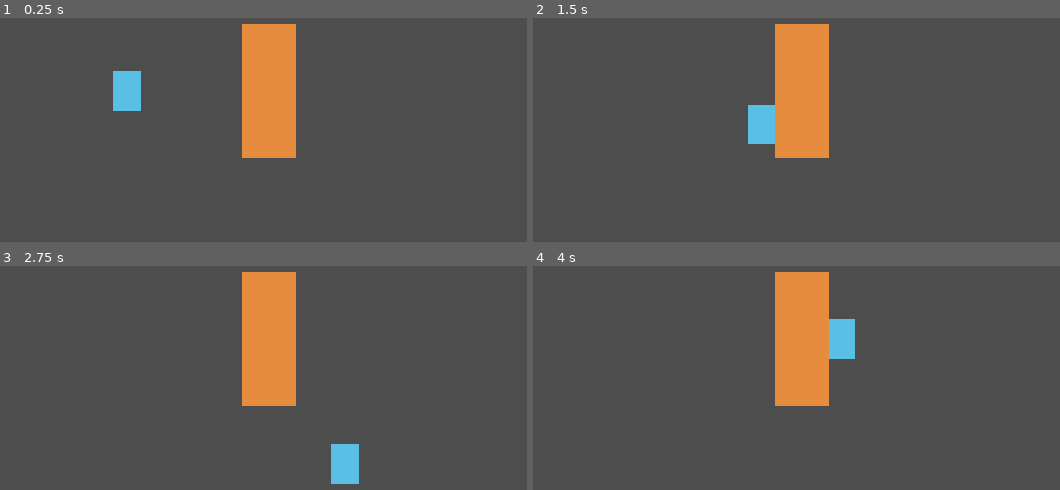
Above: before the commit, frames 1-4 (two rows, left to right).
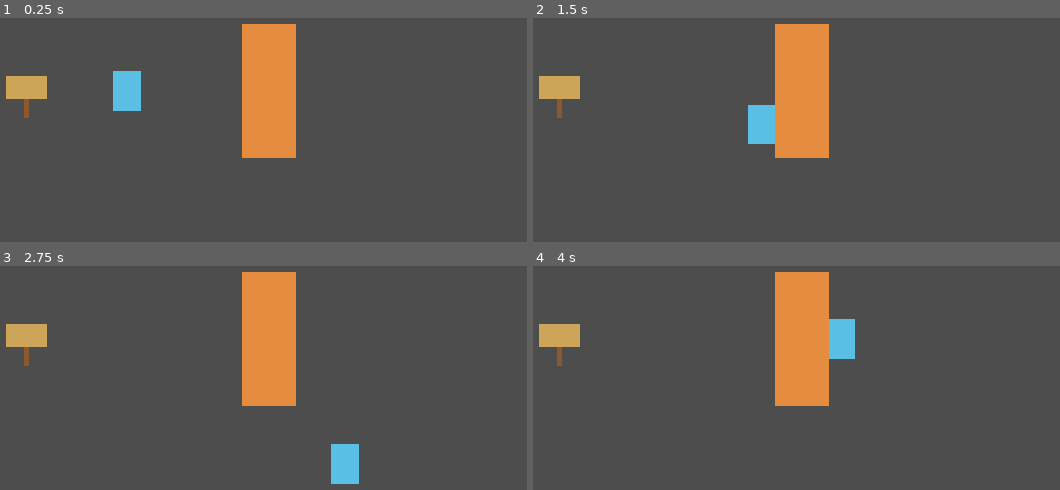
Above: after the commit, the same moments.

Repository: Cytrance/Jeweler
Game: Godot game, scene res://scenes/main.tscn
The game is run twice, just before and just after one commit, with the same random seed, the same clock (stepped at 60 frames per second) and the same inputs.
Inputs:
- Up to frame 1 (0.25 s): no input
- Up to frame 2 (1.5 s): tap Enter at 0.5 s; hold D (move_right) 0.53-1.28 s; hold E (interact, bound only after the commit) 0.53-1.28 s; hold S (move_down) from 1.28 s (still down); tap E (interact, bound only after the commit) at 1.35 s
- Up to frame 3 (2.75 s): release S (move_down) at 2.03 s; hold D (move_right) from 2.03 s (still down); hold E (interact, bound only after the commit) from 2.03 s (still down)
- Up to frame 4 (4 s): release D (move_right) at 2.78 s; release E (interact, bound only after the commit) at 2.78 s; hold W (move_up) 2.78-3.53 s; tap E (interact, bound only after the commit) at 2.85 s; hold A (move_left) from 3.53 s (still down); hold E (interact, bound only after the commit) from 3.53 s (still down)

The runs differ from the first frame. In frame 1, 0.9% of the frame differs, in the area x 1-9%, y 25-45%; in frame 2, 0.9%; in frame 3, 0.9%; in frame 4, 0.9%.

Commit message:
Feat/sign dialogue (#4)
* Add nearby sign interaction and short dialogue

* Update project.godot

---------

Co-authored-by: CY Wong <westpark2013@gmail.com>

Diff:
--- a/jewel-rpg/project.godot
+++ b/jewel-rpg/project.godot
@@ -48,6 +48,11 @@
 , Object(InputEventKey,"resource_local_to_scene":false,"resource_name":"","device":16,"window_id":0,"alt_pressed":false …(186 unchanged characters)…
 ]
 }
+interact={
+"deadzone": 0.2,
+"events": [Object(InputEventKey,"resource_local_to_scene":false,"resource_name":"","device":16,"window_id":0,"alt_pressed":false,"shift_pressed":false,"ctrl_pressed":false,"meta_pressed":false,"pressed":false,"keycode":0,"physical_keycode":69,"key_label":0,"unicode":0,"location":0,"echo":false,"script":null)
+]
+}
 
 [physics]
 
--- a/jewel-rpg/scenes/main.tscn
+++ b/jewel-rpg/scenes/main.tscn
@@ -1,6 +1,11 @@
-[gd_scene load_steps=4 format=3]
+[gd_scene load_steps=6 format=3]
 
 [ext_resource type="Script" path="res://scripts/player.gd" id="1_player"]
+
+[ext_resource type="Script" path="res://scripts/sign.gd" id="2_sign"]
+
+[sub_resource type="CircleShape2D" id="Circle_sign"]
+radius = 72.0
 
 [sub_resource type="RectangleShape2D" id="Rectangle_player"]
 size = Vector2(32, 48)
@@ -31,3 +36,60 @@
 
 [node name="CollisionShape2D" type="CollisionShape2D" parent="Obstacle"]
 shape = SubResource("Rectangle_obstacle")
+
+[node name="Sign" type="Area2D" parent="."]
+position = Vector2(360, 270)
+collision_layer = 0
+collision_mask = 1
+script = ExtResource("2_sign")
+
+[node name="Visual" type="Polygon2D" parent="Sign"]
+polygon = PackedVector2Array(-3, 0, 3, 0, 3, 32, -3, 32)
+color = Color(0.55, 0.35, 0.18, 1)
+
+[node name="Board" type="Polygon2D" parent="Sign"]
+polygon = PackedVector2Array(-24, -18, 24, -18, 24, 10, -24, 10)
+color = Color(0.8, 0.65, 0.35, 1)
+
+[node name="CollisionShape2D" type="CollisionShape2D" parent="Sign"]
+shape = SubResource("Circle_sign")
+
+[node name="Prompt" type="Label" parent="Sign"]
+visible = false
+offset_left = -60.0
+offset_top = -52.0
+offset_right = 60.0
+offset_bottom = -24.0
+text = "E: Read sign"
+horizontal_alignment = 1
+
+[node name="DialogueLayer" type="CanvasLayer" parent="Sign"]
+
+[node name="Dialogue" type="PanelContainer" parent="Sign/DialogueLayer"]
+visible = false
+anchors_preset = 12
+anchor_left = 0.1
+anchor_top = 1.0
+anchor_right = 0.9
+anchor_bottom = 1.0
+offset_top = -150.0
+offset_bottom = -24.0
+grow_horizontal = 2
+grow_vertical = 0
+mouse_filter = 2
+
+[node name="Margin" type="MarginContainer" parent="Sign/DialogueLayer/Dialogue"]
+layout_mode = 2
+mouse_filter = 2
+theme_override_constants/margin_left = 20
+theme_override_constants/margin_top = 16
+theme_override_constants/margin_right = 20
+theme_override_constants/margin_bottom = 16
+
+[node name="Text" type="Label" parent="Sign/DialogueLayer/Dialogue/Margin"]
+layout_mode = 2
+text = "Welcome to Jewel RPG!
+Every small step is a chance to learn.
+
+E or Escape: Close"
+autowrap_mode = 2
--- a/jewel-rpg/scripts/player.gd
+++ b/jewel-rpg/scripts/player.gd
@@ -4,7 +4,13 @@
 @export var speed: float = 200.0
 
 
+var movement_locked := false
+
+
 func _physics_process(_delta: float) -> void:
+	if movement_locked:
+		velocity = Vector2.ZERO
+		return
 	# get_vector limits diagonal input to the same speed as straight input.
 	var direction := Input.get_vector("move_left", "move_right", "move_up", "move_down")
 	velocity = direction * speed
--- /dev/null
+++ b/jewel-rpg/scripts/sign.gd
@@ -0,0 +1,50 @@
+extends Area2D
+
+# This sign owns its proximity prompt and one dialogue, not a general dialogue system.
+@onready var player = get_parent().get_node("PlayerPlaceholder")
+@onready var prompt: Label = $Prompt
+@onready var dialogue: PanelContainer = $DialogueLayer/Dialogue
+var player_nearby := false
+
+
+func _ready() -> void:
+	body_entered.connect(_on_body_entered)
+	body_exited.connect(_on_body_exited)
+	prompt.hide()
+	dialogue.hide()
+
+
+func _on_body_entered(body: Node2D) -> void:
+	if body == player:
+		player_nearby = true
+		prompt.visible = not dialogue.visible
+
+
+func _on_body_exited(body: Node2D) -> void:
+	if body == player:
+		player_nearby = false
+		prompt.hide()
+		_set_dialogue(false)
+
+
+func _unhandled_input(event: InputEvent) -> void:
+	# allow_echo=false prevents holding E from repeatedly opening/closing the panel.
+	if event.is_action_pressed("interact", false):
+		if dialogue.visible:
+			_set_dialogue(false)
+		elif player_nearby:
+			_set_dialogue(true)
+		else:
+			return
+		get_viewport().set_input_as_handled()
+	elif dialogue.visible and event.is_action_pressed("ui_cancel", false):
+		_set_dialogue(false)
+		get_viewport().set_input_as_handled()
+
+
+func _set_dialogue(open: bool) -> void:
+	dialogue.visible = open
+	player.movement_locked = open
+	if open:
+		player.velocity = Vector2.ZERO
+	prompt.visible = player_nearby and not open
--- /dev/null
+++ b/jewel-rpg/tests/verify_interaction.gd
@@ -0,0 +1,92 @@
+extends SceneTree
+
+var checks := 0
+var failures := 0
+
+func _initialize() -> void:
+	_run.call_deferred()
+
+func check(ok: bool, label: String) -> void:
+	checks += 1
+	if ok:
+		print("PASS: ", label)
+	else:
+		failures += 1
+		push_error("FAIL: " + label)
+
+func frames(count: int = 3) -> void:
+	for index in count:
+		await physics_frame
+		await process_frame
+
+# Deliver events through the viewport, rather than calling the sign's handler.
+func press(action: String) -> void:
+	var event := InputEventAction.new()
+	event.action = action
+	event.pressed = true
+	root.push_input(event)
+	event = InputEventAction.new()
+	event.action = action
+	event.pressed = false
+	root.push_input(event)
+
+func _run() -> void:
+	var scene = load("res://scenes/main.tscn").instantiate()
+	root.add_child(scene)
+	var player = scene.get_node("PlayerPlaceholder")
+	var sign = scene.get_node("Sign")
+	await frames()
+	check(not sign.player_nearby and not sign.prompt.visible, "far player has no prompt")
+	press("interact")
+	check(not sign.dialogue.visible, "interact cannot open from far away")
+	player.position = Vector2(400, 270)
+	await frames()
+	check(sign.player_nearby and sign.prompt.visible, "physics proximity shows prompt")
+	check(sign.prompt.text == "E: Read sign", "prompt names interaction key")
+	press("interact")
+	check(sign.dialogue.visible and not sign.prompt.visible, "interact opens panel and hides prompt")
+	check(sign.get_node("DialogueLayer/Dialogue/Margin/Text").text.contains("Welcome to Jewel RPG!"), "dialogue contains welcome text")
+	var origin: Vector2 = player.position
+	Input.action_press("move_right")
+	await frames(12)
+	check(player.position.is_equal_approx(origin) and player.velocity == Vector2.ZERO, "dialogue locks actual physics movement")
+	var echo := InputEventKey.new()
+	echo.physical_keycode = KEY_E
+	echo.pressed = true
+	echo.echo = true
+	root.push_input(echo)
+	check(sign.dialogue.visible, "key repeat does not close dialogue")
+	press("interact")
+	check(not sign.dialogue.visible and not player.movement_locked, "second interact closes and unlocks")
+	await frames(3)
+	check(player.position.x > origin.x, "held movement resumes after close")
+	Input.action_release("move_right")
+	press("interact")
+	check(sign.dialogue.visible, "fresh interact can reopen")
+	press("ui_cancel")
+	check(not sign.dialogue.visible and not player.movement_locked, "Escape action dismisses and unlocks")
+	press("interact")
+	player.position = Vector2(480, 270)
+	await frames()
+	check(not sign.player_nearby and not sign.prompt.visible, "leaving physics range hides prompt")
+	check(not sign.dialogue.visible and not player.movement_locked, "leaving range closes dialogue and unlocks movement")
+	root.push_input(echo)
+	check(not sign.dialogue.visible, "repeat cannot reopen closed dialogue")
+	# A real second physics body in range must not unlock interaction for the player.
+	var other := CharacterBody2D.new()
+	var collider := CollisionShape2D.new()
+	collider.shape = CircleShape2D.new()
+	other.add_child(collider)
+	other.position = Vector2(360, 270)
+	scene.add_child(other)
+	await frames()
+	check(not sign.player_nearby, "unrelated body cannot enable interaction")
+	var bound := false
+	for event in InputMap.action_get_events("interact"):
+		if event is InputEventKey and event.physical_keycode == KEY_E:
+			bound = true
+	check(bound, "interact maps to physical E")
+	scene.queue_free()
+	await process_frame
+	print("Interaction checks: ", checks, "; failures: ", failures)
+	quit(1 if failures else 0)
Not shown, added: jewel-rpg/scripts/sign.gd.uid
Not shown, added: jewel-rpg/tests/verify_interaction.gd.uid
Not shown, changed: README.md
Not shown, changed: docs/player-collision.md
Not shown, changed: docs/roadmap.md
Not shown, added: docs/sign-dialogue.md
